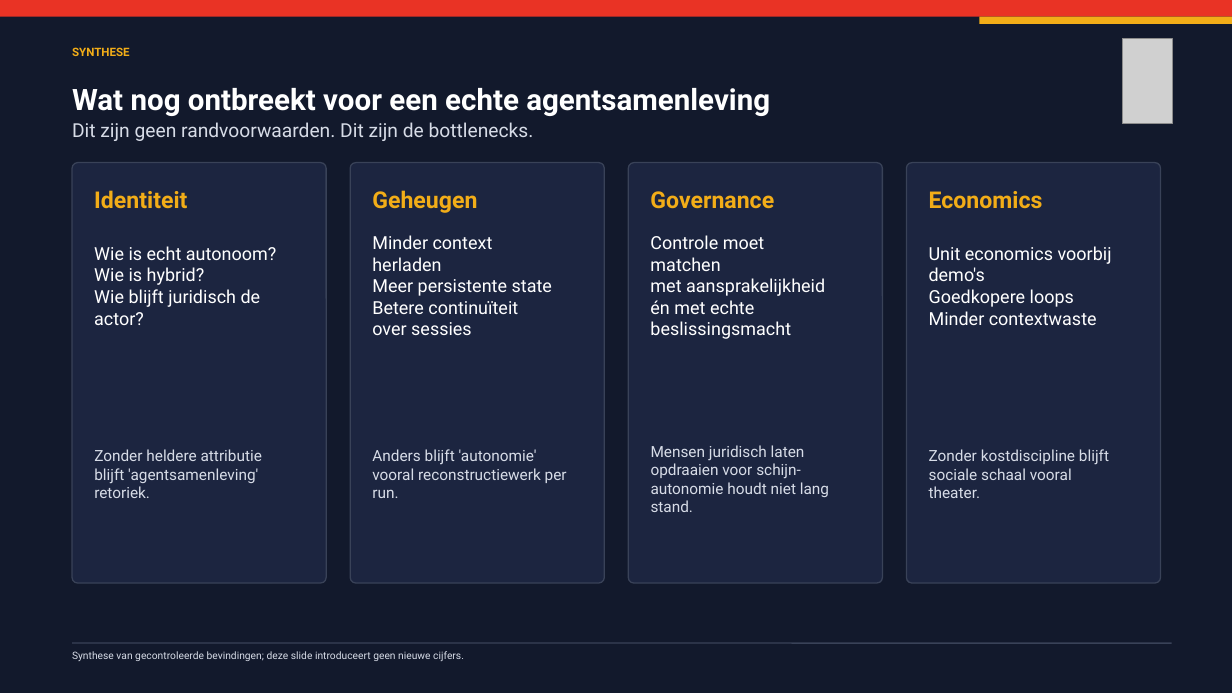
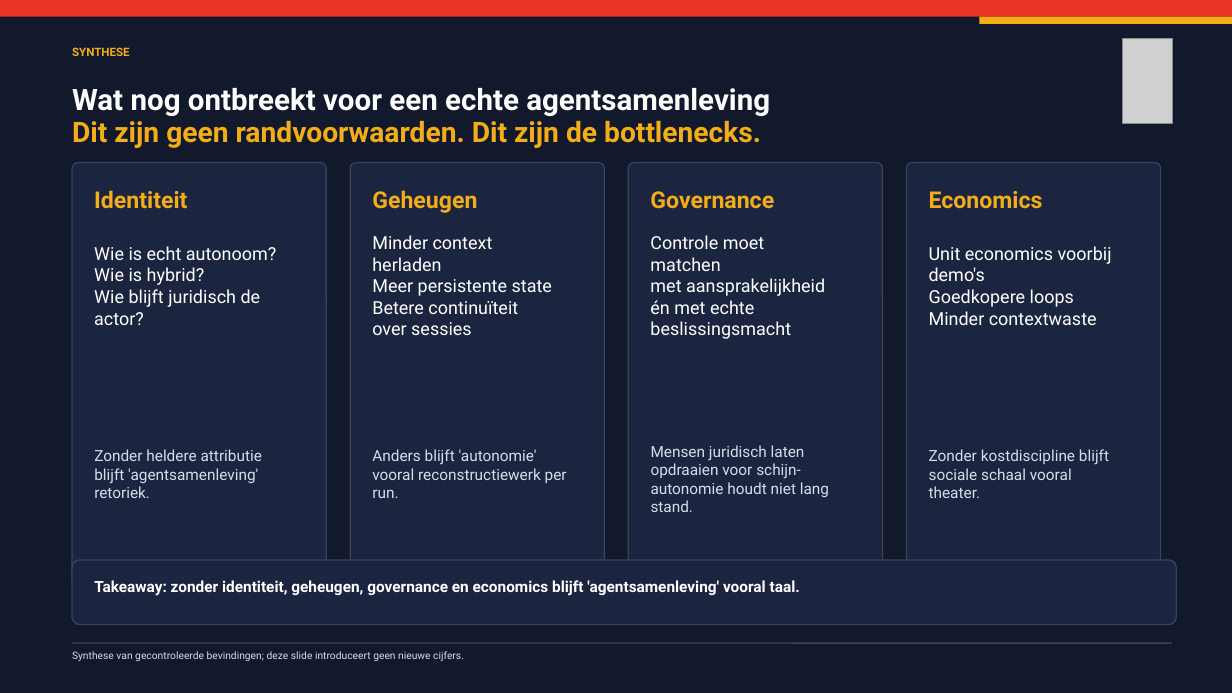
Before and after one commit to lennertvhoy/moltbook-session, a slide deck: slide 9 of release/Moltbook.pptx. Drawn at 1232x693 pixels with LibreOffice and Linux fonts; fonts in the diff are those of the drawing; grey boxes stand for pictures. Boxes give left, top, right and bottom in pixels: in the first picture for what was removed or moved away, otherwise in the second. Text is boxed around its words. In the diff, an @@ line names an element or a change of style, - is before the commit and + after.

```diff
--- a/release/Moltbook.pptx
+++ b/release/Moltbook.pptx
@@ text "Dit zijn geen randvoorwaarden. Dit ..." at (72,120,761,148): size 15 to 22 pt, text colour #D7DCE7 to #F2AD18, bold on @@
@@ rounded rectangle added at (72,560,1177,625), fill #1C2540, outline #394258 1 pt @@
@@ text added at (94,580,800,596), 12 pt, text #FFFFFF, bold @@
+Takeaway: zonder identiteit, geheugen, governance en economics blijft 'agentsamenleving' vooral taal.
```
Also in this commit, not shown: 5 other slides changed, 11 other files.
